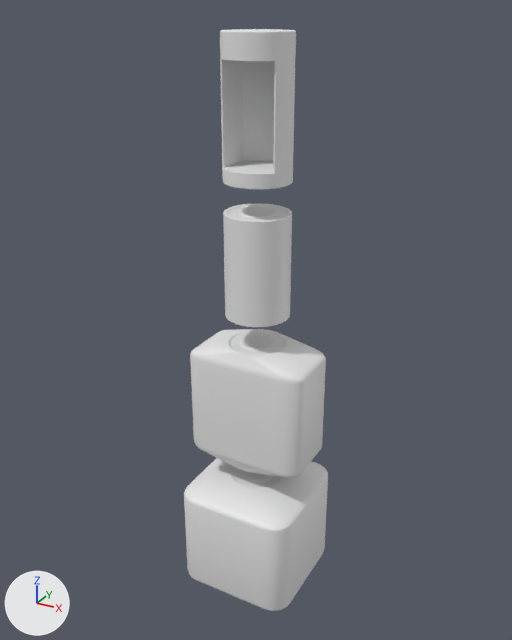
Two versions of the Blender file Assets/hangar-extension-XL.blend, one commit apart.
Before and after are seen from a 50 mm lens placed at (12.07, -22.08, 20.71), pointed at (-0.23, 0.29, 9.53). Lighting does not change. The marker at lower left points along +X, +Y and +Z.

In view in the first picture: 'hangar-extension', 'hangar-extension-L', 'hangar-extension-XL', 'inline-hangar'.
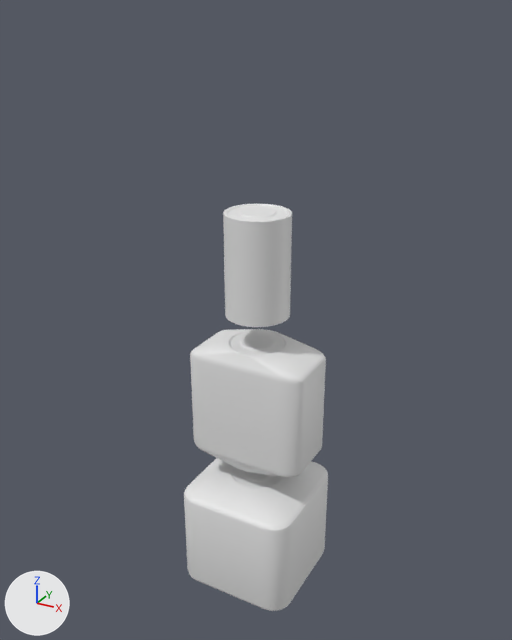
Pixel boxes [x1, y1, x2, y2] of what changed, in the pictures (512 x 640 px):
'inline-hangar', deleted: before [220, 29, 296, 190]

The change in detail:
Object 'inline-hangar' (ob_inline_hangar) is deleted.
